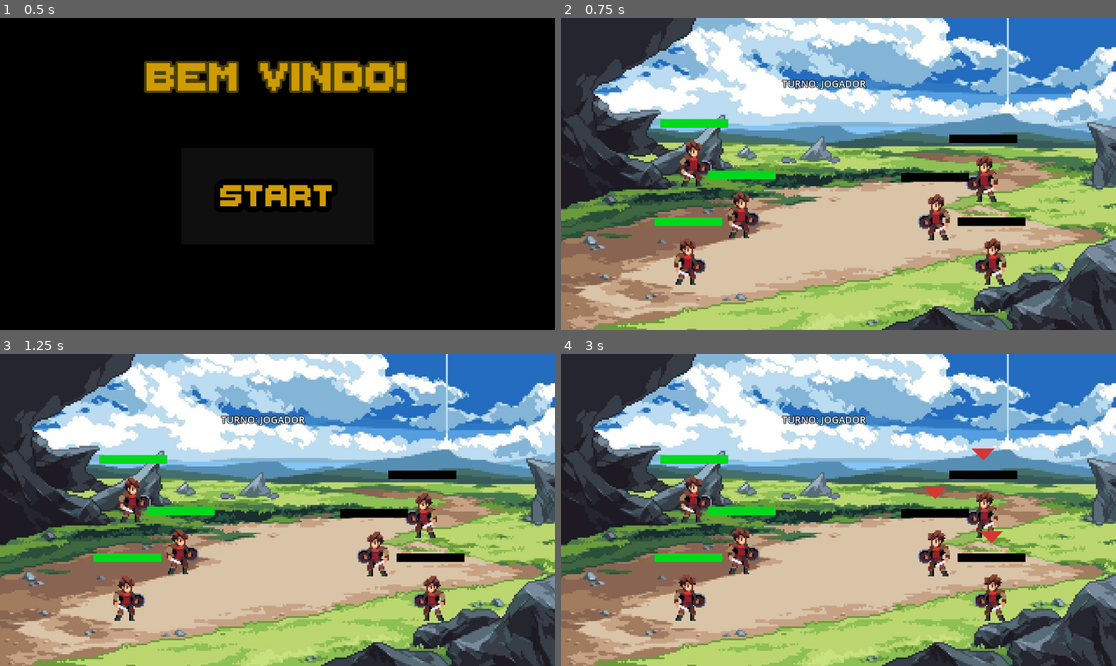
Above: before the commit, frames 1-4 (two rows, left to right).
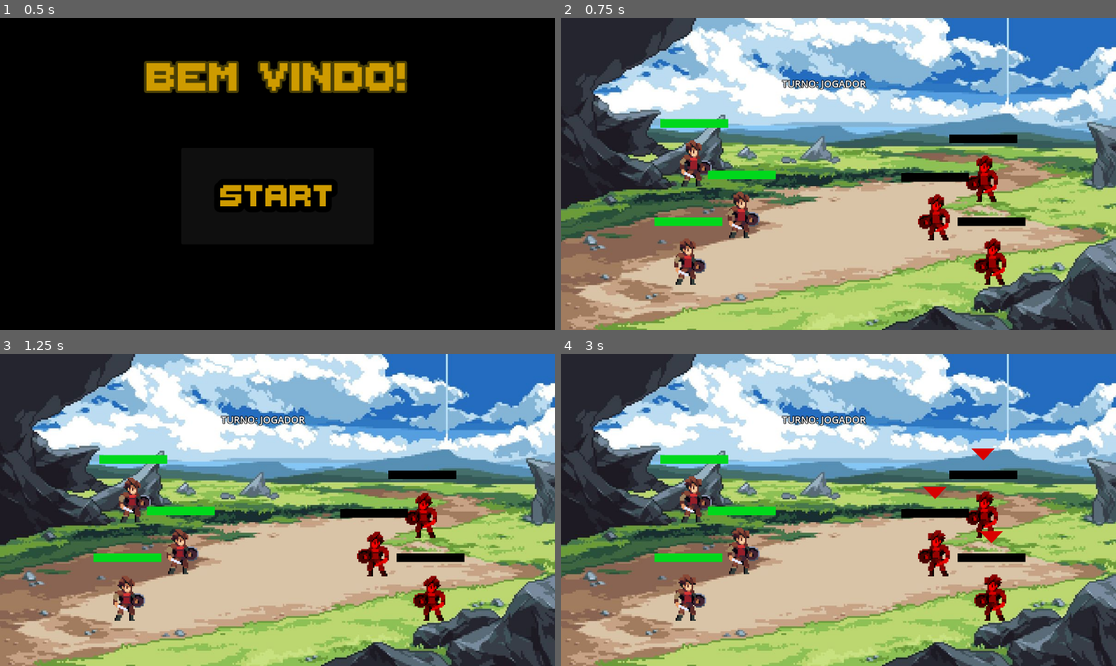
Above: after the commit, the same moments.

Repository: peusantana-dev/joaorpgturnos
Game: Godot game, scene res://cenas/start.tscn
Same seed, same stepped clock (60 frames per second), same inputs: the game is played once before the commit and once after it.
Inputs (mouse positions are in pixels of both pictures, inside the frame that each line leads up to):
- Up to frame 1 (0.5 s): no input
- Up to frame 2 (0.75 s): click "START" at 0.5 s
- Up to frame 3 (1.25 s): no input
- Up to frame 4 (3 s): move the mouse to (960, 494) at 1.27 s; click (960, 494) at 1.35 s; move the mouse to (727, 525) at 2.02 s; click (727, 525) at 2.1 s; click "Attack" at 2.75 s

Frame 1 is identical in both runs. In frame 2, 1.3% of the frame differs, in the area x 64-81%, y 44-86%; in frame 3, 1.3%; in frame 4, 1.5%, in the area x 64-81%, y 30-86%.

Commit message:
Update mundo.tscn

Diff:
--- a/Personagem/mundo.tscn
+++ b/Personagem/mundo.tscn
@@ -31,6 +31,7 @@
 Data = ExtResource("4_7madm")
 
 [node name="Inimigo1" parent="." instance=ExtResource("3_vyjux")]
+modulate = Color(1, 0, 0, 1)
 position = Vector2(878, 299)
 Data = ExtResource("5_vbmw3")
 
@@ -38,7 +39,7 @@
 self_modulate = Color(18.892157, 0, 0, 1)
 
 [node name="Inimigo2" parent="." instance=ExtResource("3_vyjux")]
-modulate = Color(1, 1, 1, 0.9843137)
+modulate = Color(1, 0, 0, 0.9843137)
 position = Vector2(778, 379)
 Data = ExtResource("5_vbmw3")
 
@@ -46,6 +47,7 @@
 modulate = Color(1, 0, 0, 1)
 
 [node name="Inimigo3" parent="." instance=ExtResource("3_vyjux")]
+modulate = Color(1, 0, 0, 1)
 position = Vector2(895, 471)
 Data = ExtResource("5_vbmw3")
 
